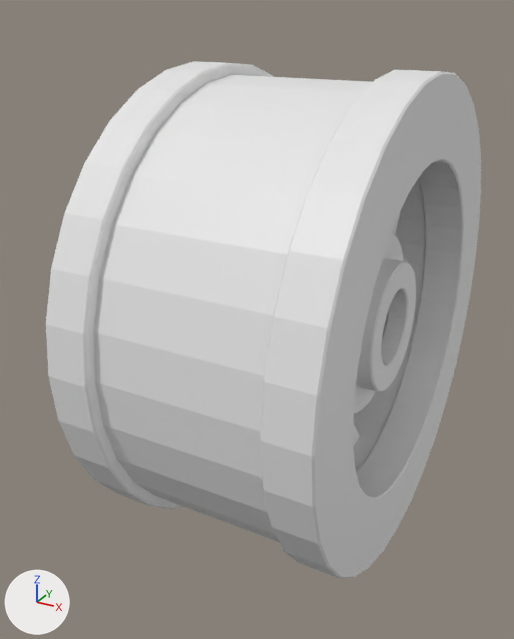
A saved change to the OBJ model Assets/Resources/Models/Tracks_M3/road.obj.
The view is the same before and after, from a camera (50 mm lens) standing at (1.07, -2.3, 1.06) and looking at (-0.14, -0.1, -0.04). The axes (+X, +Y, +Z) are drawn at lower left. The lights are the same throughout. The picture after the commit comes second. Where no turn or scale is listed for an object, it has been applied to the vertices.

The scene before the commit, as lines of its bpy script (objects in view):
```python
me_road = bpy.data.meshes.new('road')
me_road.from_pydata(...)  # 1702 vertices, 3364 faces; spans x -0.5..0.46, y -0.88..0.88, z -0.88..0.88
ob_road = bpy.data.objects.new('road', me_road)
ob_road.location = (0.0, 0.0, 0.0)
```
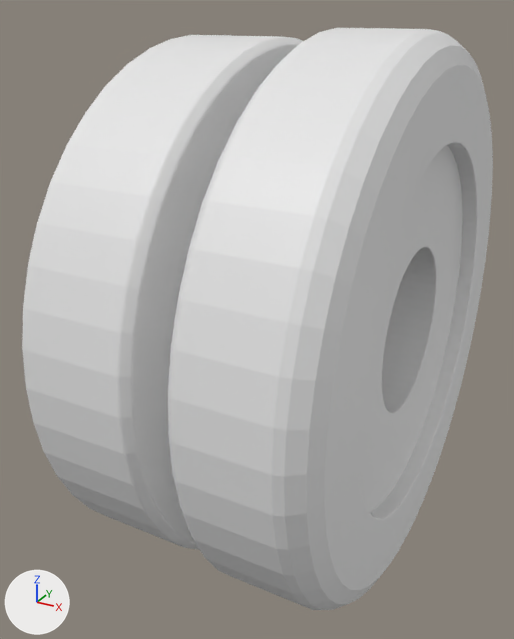
What differs and where, as boxes (x1, y1, x2, y2) in the pictures (514 x 639 px):
'road', reshaped (8% wider, 13% taller)
    before: (46, 61, 481, 578)
    after: (22, 28, 493, 610)
part 1 of me_road, rebuilt
    before: (94, 75, 425, 542)
    after: (358, 146, 463, 512)
part 2 of me_road, rebuilt (47% wider, 15% taller)
    before: (260, 70, 481, 578)
    after: (168, 28, 493, 610)
part 3 of me_road, rebuilt (23% wider, 15% taller)
    before: (46, 61, 274, 509)
    after: (22, 35, 303, 550)
part 4 of me_road, deleted
    before: (353, 213, 416, 447)

What the commit changed:
me_road is used by ob_road; location (0.0, 0.0, 0.0).
me_road had 1702 vertices, 3364 faces and spanned x -0.5..0.46, y -0.88..0.88, z -0.88..0.88.
me_road now has 2208 vertices, 4416 faces and spans x -0.5..0.5, y -1.0..1.0, z -1.0..1.0.
me_road part 1: the loose piece of 256 vertices spanning x -0.42..0.42, y -0.84..0.84, z -0.84..0.84 is rebuilt with 576 vertices and now spans x -0.46..0.44, y -0.7..0.7, z -0.7..0.7.
me_road part 2: the loose piece of 256 vertices spanning x 0.3..0.46, y -0.88..0.88, z -0.88..0.88 is rebuilt with 768 vertices and now spans x 0.07..0.5, y -1.0..1.0, z -1.0..1.0.
me_road part 3: the loose piece of 256 vertices spanning x -0.46..-0.3, y -0.88..0.88, z -0.88..0.88 is rebuilt with 864 vertices and now spans x -0.5..-0.07, y -0.97..0.97, z -0.97..0.97.
me_road part 4: 12 loose pieces with 934 vertices, spanning x -0.5..0.38, y -0.62..0.64, z -0.64..0.64, are deleted.
